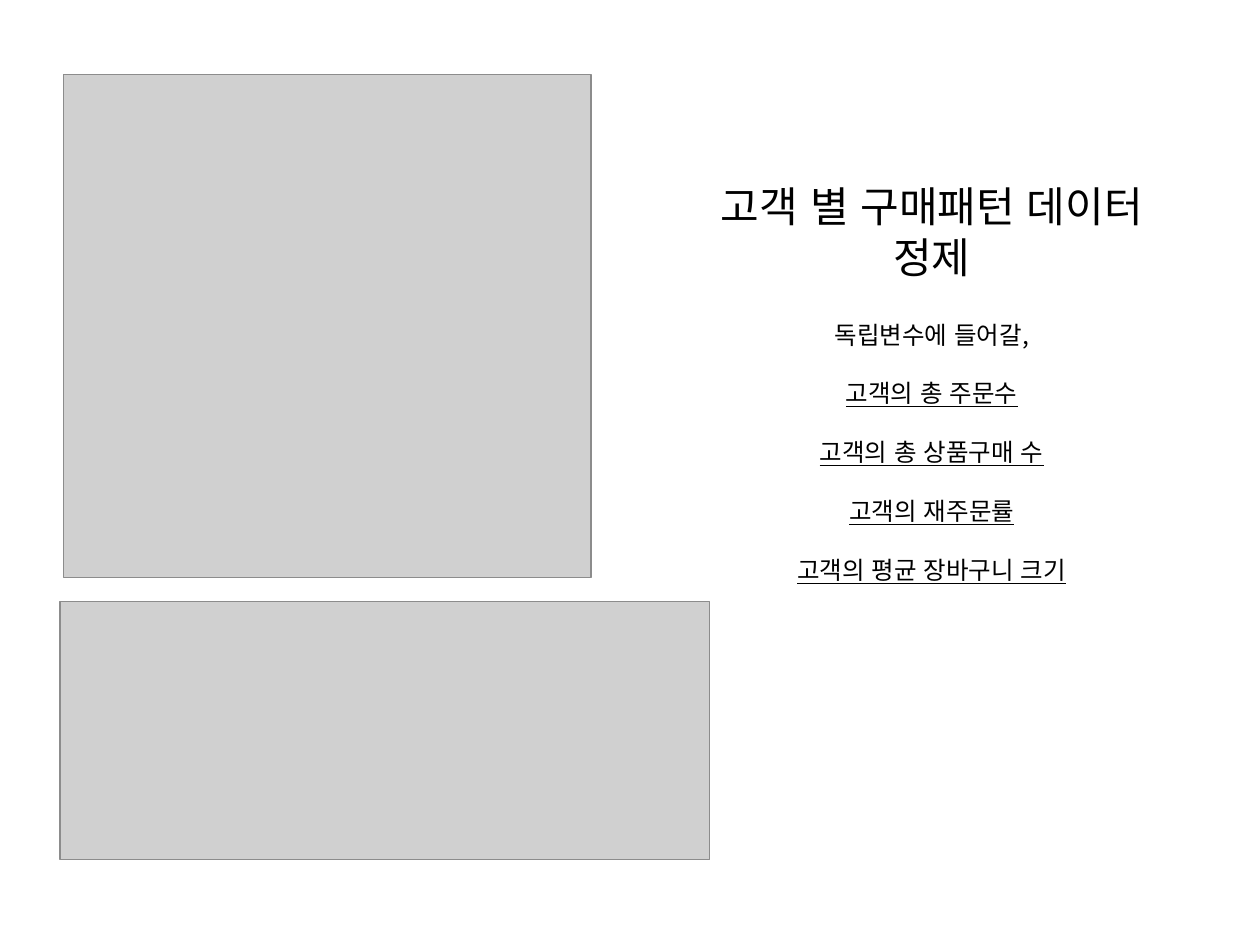
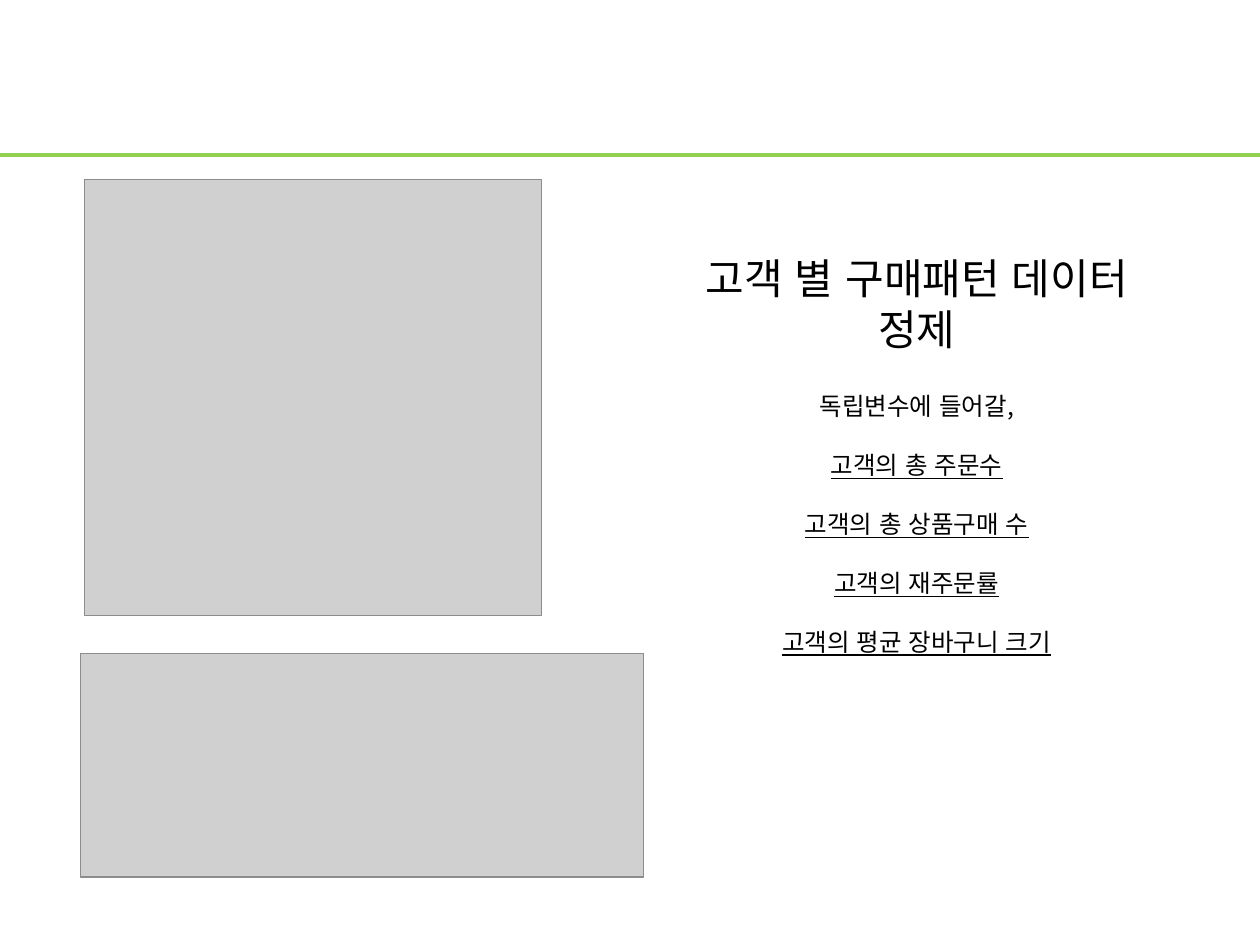
Before and after one commit to WasVelinn/1stPerSonalProjecT, a slide deck: slide 25 of 프레젠테이션1.pptx. Drawn at 1260x945 pixels with LibreOffice and Linux fonts; fonts in the diff are those of the drawing; grey boxes stand for pictures. Boxes give left, top, right and bottom in pixels: in the first picture for what was removed or moved away, otherwise in the second. Text is boxed around its words. In the diff, an @@ line names an element or a change of style, - is before the commit and + after.

```diff
--- a/프레젠테이션1.pptx
+++ b/프레젠테이션1.pptx
@@ line added from (0, 155) to (1260, 155), #92D050 2.25 pt @@
@@ picture: place and size @@
-picture at (63, 74, 591, 577)
+picture at (84, 180, 542, 616)
@@ text "고객 별 구매패턴 데이터 정제": place and size @@
-text "고객 별 구매패턴 데이터 정제" at (721, 187, 1143, 584)
+text "고객 별 구매패턴 데이터 정제" at (706, 259, 1128, 656)
@@ picture: place and size @@
-picture at (60, 601, 709, 859)
+picture at (81, 654, 644, 878)
```
Also in this commit, not shown: 39 other slides changed, 2 slides added, 2 slides removed, 18 other files.
